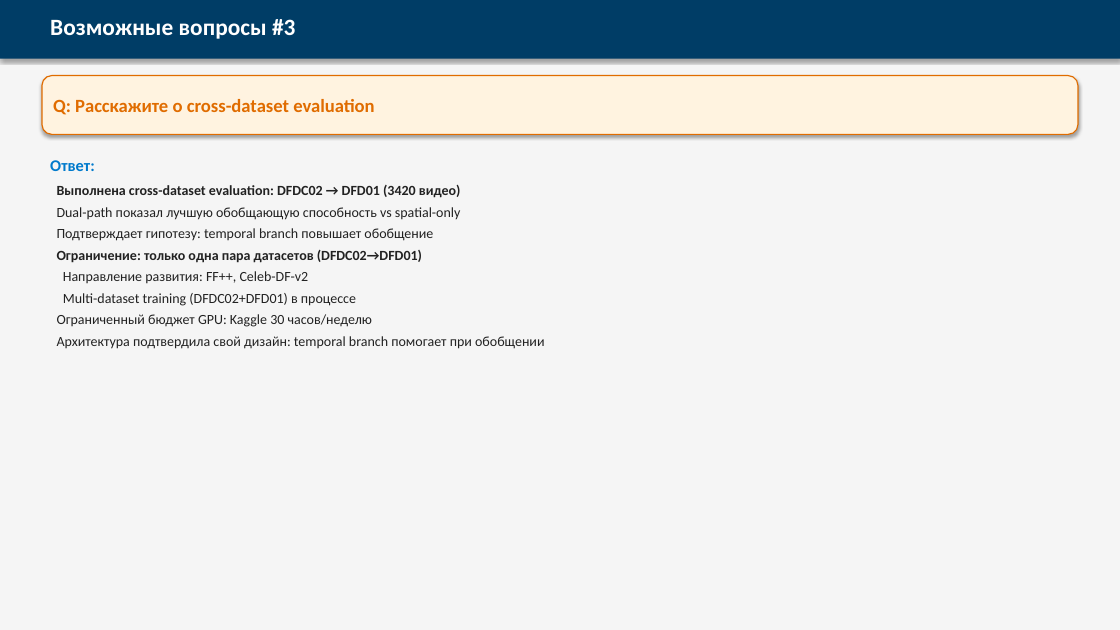
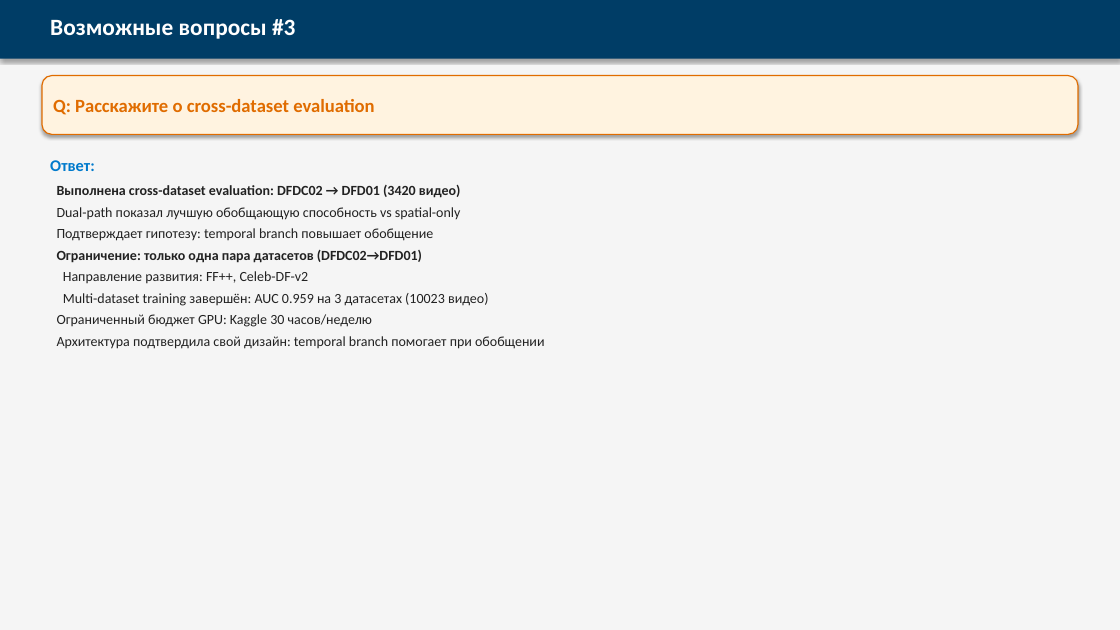
Before and after one commit to Jokeera/deepfake-detection, a slide deck: slide 6 of VKRDoc/Technical_Prep_v2.pptx. Drawn at 1120x630 pixels with LibreOffice and Linux fonts; fonts in the diff are those of the drawing. Boxes give left, top, right and bottom in pixels: in the first picture for what was removed or moved away, otherwise in the second. Text is boxed around its words. In the diff, an @@ line names an element or a change of style, - is before the commit and + after.

Commit message:
Update presentations and guide with 3-dataset results (AUC 0.959)

```diff
--- a/VKRDoc/Technical_Prep_v2.pptx
+++ b/VKRDoc/Technical_Prep_v2.pptx
@@ text at (63, 293, 489, 306): text changed @@
-Multi-dataset training (DFDC02+DFD01) в процессе
+Multi-dataset training завершён: AUC 0.959 на 3 датасетах (10023 видео)
```
Also in this commit, not shown: 1 other slide changed, 2 other files.
